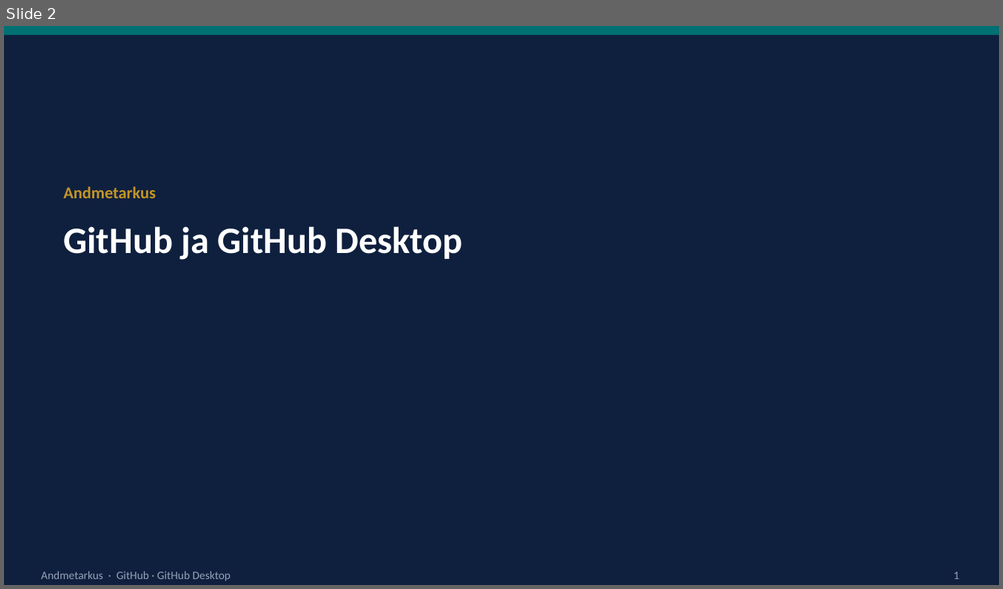
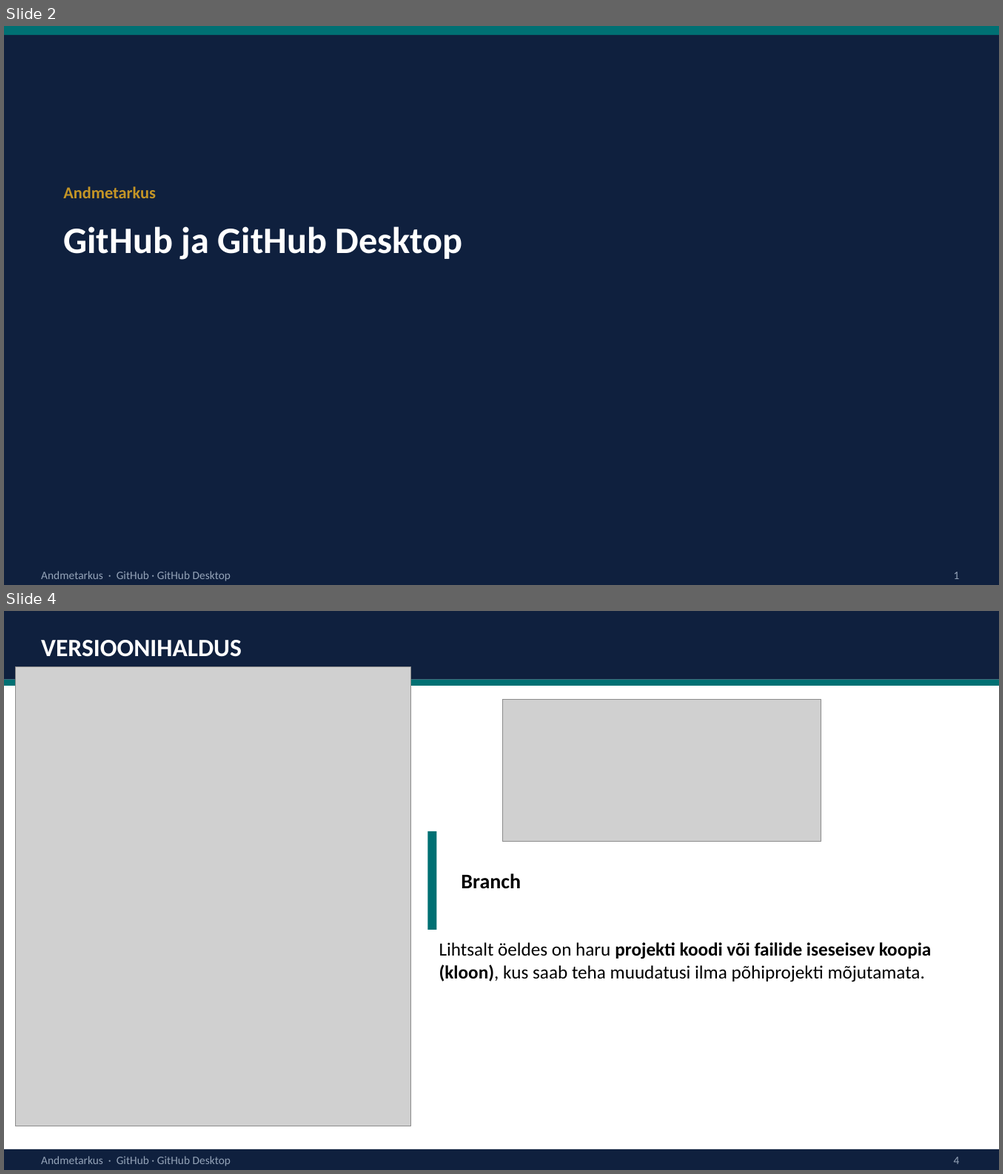
Before and after one commit to emilieabel/andmetarkus, a slide deck: Materjalid/Day15 AI Github/github-desktop-esitlus.pptx. Shown one above the other, each under a label of ours: slide 2 before the commit, slides 2 and 4 after it; the slides between them are not shown. The pictures are 1003x589 and 1003x1174 pixels, drawn with LibreOffice and Linux fonts; fonts in the diff are those of the drawing; grey boxes stand for pictures. Boxes give left, top, right and bottom in pixels: in the first picture for what was removed or moved away, otherwise in the second. Text is boxed around its words. In the diff, an @@ line names an element or a change of style, - is before the commit and + after.

```diff
--- a/Materjalid/Day15 AI Github/github-desktop-esitlus.pptx
+++ b/Materjalid/Day15 AI Github/github-desktop-esitlus.pptx
@@ slide 4 added at [4, 611, 999, 1170], background #FFFFFF @@
@@ rectangle added at [4, 611, 999, 680], fill #0F203E @@
@@ text added at [41, 640, 242, 657], 24 pt, text #FFFFFF, bold @@
+VERSIOONIHALDUS
@@ picture added at [15, 667, 410, 1127] @@
@@ rectangle added at [4, 680, 999, 686], fill #007073 @@
@@ picture added at [504, 700, 821, 842] @@
@@ rectangle added at [428, 832, 437, 931], fill #007073 @@
@@ text added at [461, 874, 521, 889], 20 pt, text #000000, bold @@
+Branch
@@ rounded rectangle added at [428, 911, 979, 1010], fill #FFFFFF @@
@@ text added at [439, 943, 931, 982], 18 pt, text #000000 @@
+Lihtsalt öeldes on haru projekti koodi või failide iseseisev koopia (kloon), kus saab teha muudatusi ilma põhiprojekti mõjutamata.
@@ rectangle added at [4, 1150, 999, 1170], fill #0F203E @@
@@ text added at [41, 1156, 230, 1167], 11 pt, text #94A3B8 @@
+Andmetarkus · GitHub · GitHub Desktop
@@ text added at [953, 1157, 959, 1165], 11 pt, text #94A3B8 @@
+4
```
Also in this commit, not shown: 5 slides changed, 4 other slides added, 3 slides removed, 1 other file.
